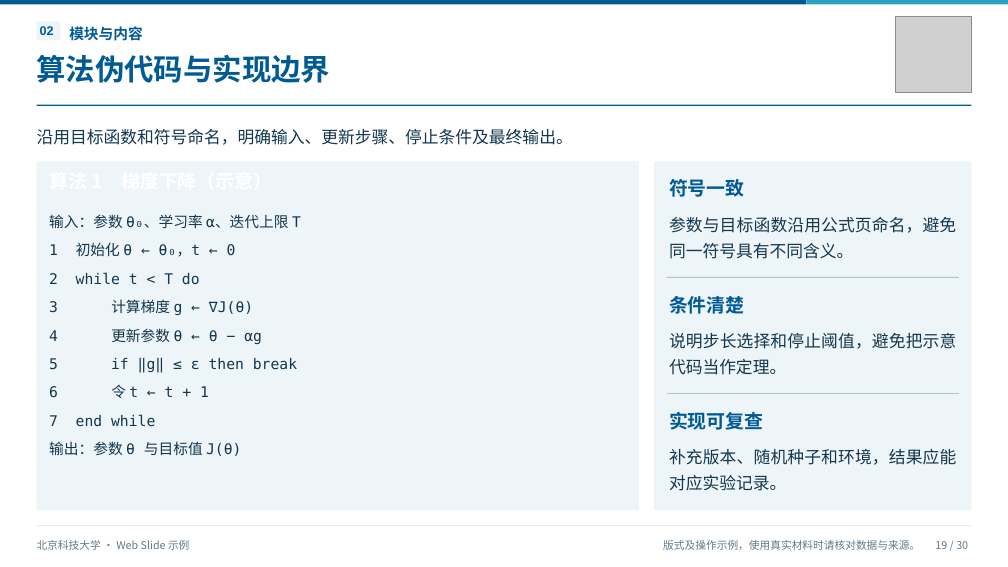
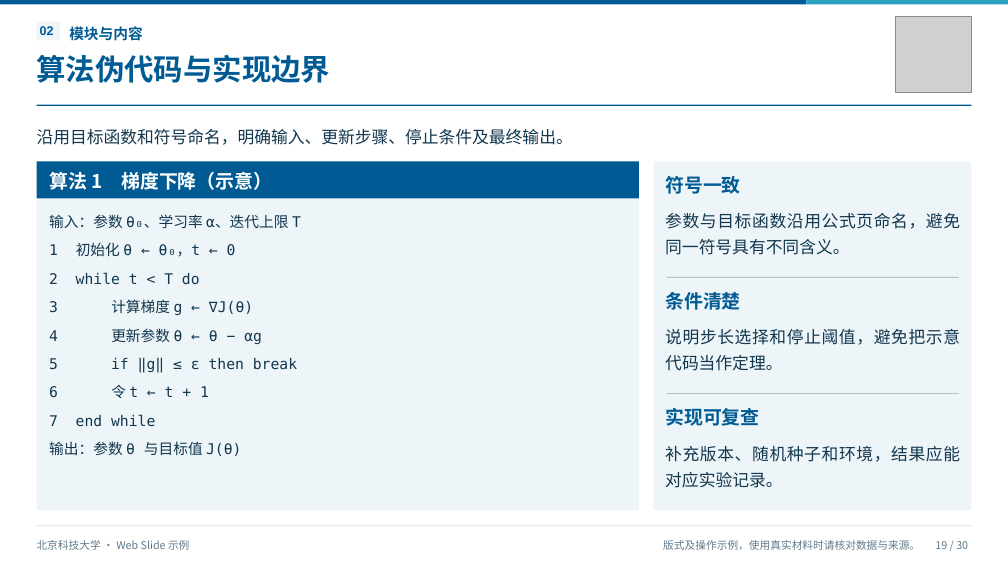
Before and after one commit to lbsun1999/html2ppt-web-slide, a slide deck: slide 19 of output/北京科技大学_WebSlide科研汇报示例.pptx. Drawn at 1008x567 pixels with LibreOffice and Linux fonts; fonts in the diff are those of the drawing; grey boxes stand for pictures. Boxes give left, top, right and bottom in pixels: in the first picture for what was removed or moved away, otherwise in the second. Text is boxed around its words. In the diff, an @@ line names an element or a change of style, - is before the commit and + after.

Commit message:
feat: modularize profile and plan editing and fix PPTX text export

```diff
--- a/output/北京科技大学_WebSlide科研汇报示例.pptx
+++ b/output/北京科技大学_WebSlide科研汇报示例.pptx
@@ rectangle added at [36, 161, 639, 198], fill #005B94 @@
@@ text added at [49, 172, 272, 190], 18 pt, text #FFFFFF, bold @@
+算法 1 梯度下降（示意）
@@ text "符号一致": place and size @@
-text "符号一致" at [669, 179, 745, 197]
+text "符号一致" at [665, 176, 741, 194]
@@ text "参数与目标函数沿用公式页命名，避免同一符号具有不同含义。" rewrapped from [669, 217, 956, 259] to [665, 213, 960, 255] @@
@@ text "条件清楚": place and size @@
-text "条件清楚" at [669, 296, 745, 314]
+text "条件清楚" at [665, 292, 741, 310]
@@ text "说明步长选择和停止阈值，避免把示意代码当作定理。" rewrapped from [669, 333, 956, 375] to [665, 329, 960, 371] @@
@@ text "实现可复查": place and size @@
-text "实现可复查" at [669, 412, 763, 430]
+text "实现可复查" at [665, 408, 759, 426]
@@ text "补充版本、随机种子和环境，结果应能对应实验记录。" rewrapped from [669, 449, 956, 491] to [665, 446, 960, 488] @@
```
Also in this commit, not shown: 18 other slides changed, 54 other files.
